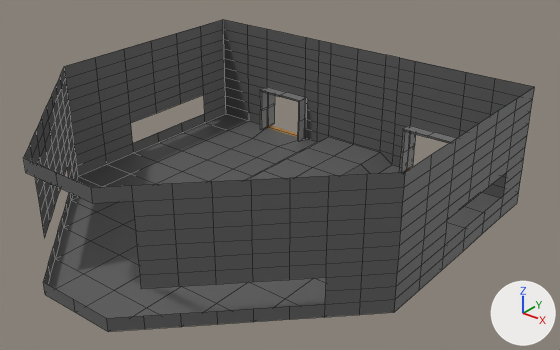
What one commit did to the Blender file assets/environments/bridgecell/bridge_cell.blend.
One viewpoint serves both versions: a camera (50 mm lens) standing at (36.0, -39.9, 29.7) and looking at (2.5, 1.9, 3.8). Arrows for +X, +Y and +Z are at lower right; the lights stay in place. Mesh edges are drawn as thin lines on the coarser meshes.

Names of what the first picture shows: 'Bounds', 'Bounds.001', 'RoomMeshGrid'.
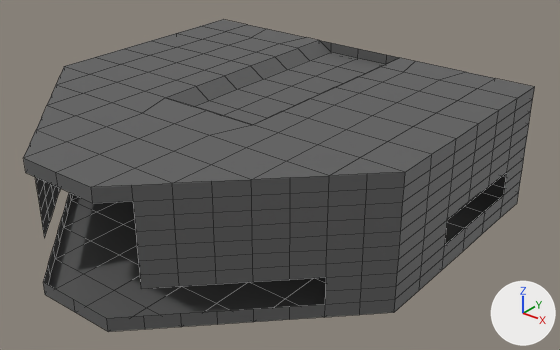
What the commit changed:
Material 'walls.001' (mat_walls_001) is new.
Its base color is (0.128, 0.128, 0.128) (dark grey #646464).
Its metallic is 0.182.
Its roughness is 0.577.
me_grid is used by ob_roommeshgrid; location (0.0, 0.0, 0.0).
me_grid had 509 vertices, 450 faces and spanned x -16.0..16.0, y -16.0..16.0, z 0.0..10.0.
me_grid now has 594 vertices, 552 faces, 1 loose edge and spans x -16.0..16.0, y -16.0..16.0, z 0.0..10.0.
Part 1, on me_grid:
7 vertices are added at x -2.9..4.2, y -3.2..6.4, z 9.1..10.0.
9 new vertices lie (0.0, 3.2, 0.0) away from vertices in x -12.8..12.8, y -16.0..-6.4, z 10.0.
9 new vertices lie (0.0, 3.2, 0.0) away from vertices in x -12.8..12.8, y -12.8..-3.2, z 10.0.
9 new vertices lie (0.0, 3.2, 0.0) away from vertices in x -12.8..12.8, y -9.6..0.0, z 10.0.
7 new vertices lie (0.0, 3.2, 0.0) away from vertices in x -12.8..12.8, y -6.4..3.2, z 10.0.
6 new vertices lie (0.0, 3.2, 0.0) away from vertices in x -12.8..12.8, y 0.0..6.4, z 10.0.
6 new vertices lie (0.0, 3.2, 0.0) away from vertices in x -12.8..12.8, y 3.2..9.6, z 10.0.
5 new vertices lie (0.0, 3.2, 0.0) away from vertices in x -9.6..9.6, y 6.4..9.6, z 10.0.
5 new vertices lie (2.2, 0.0, 0.0) away from vertices in x -6.4, y -3.2..9.6, z 10.0.
5 new vertices lie (-1.3, 0.0, -0.9) away from vertices in x 4.2, y 0.0..16.0, z 10.0.
5 new vertices lie (0.0, 3.2, 0.0) away from vertices in x -6.4..6.4, y 9.6, z 9.1..10.0.
6 new vertices lie (-2.9, 0.0, 0.0) away from vertices in x 2.9, y 0.0..16.0, z 9.1.
6 new vertices lie (1.3, 0.0, -0.9) away from vertices in x -4.2, y 0.0..16.0, z 10.0.
1 loose edge is added.
102 new faces join them, mat_walls_001 (dark grey #646464).
me_grid now uses material mat_walls_001 (dark grey #646464).

Location of each change, (x1, y1, x2, y2) in pixels of the pictures (560 x 350 px):
part 1 of me_grid, added: after (24, 20, 533, 187)
'Bounds.001', unchanged, covered by the edit: before (260, 87, 306, 141)
'Bounds', unchanged, covered by the edit: before (400, 125, 456, 172)
